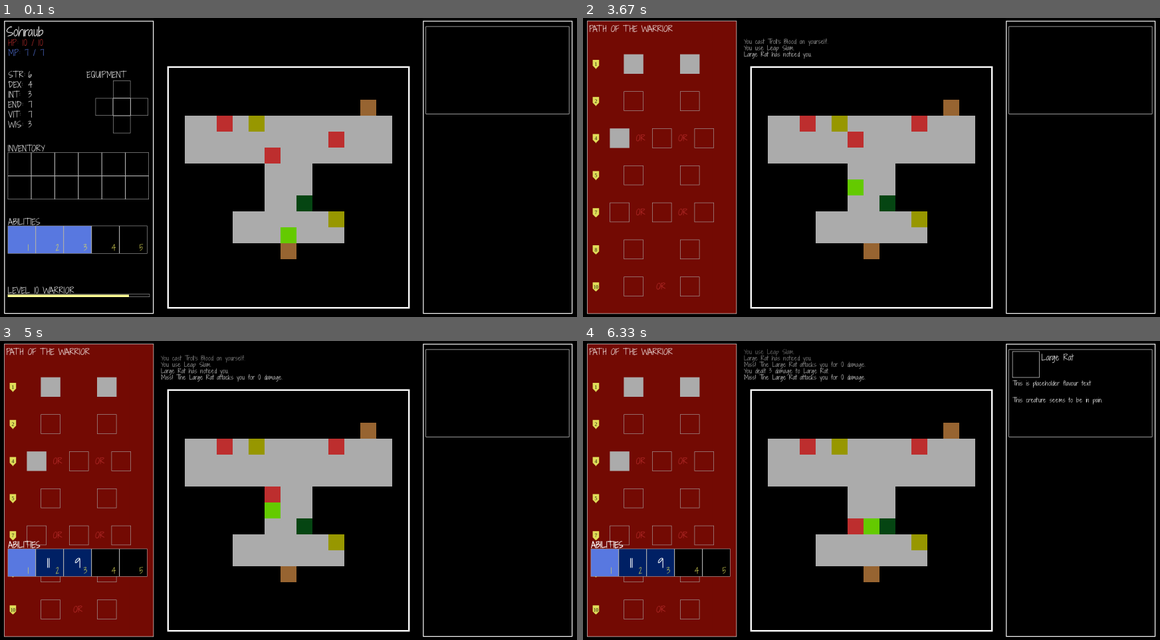
Above: before the commit, frames 1-4 (two rows, left to right).
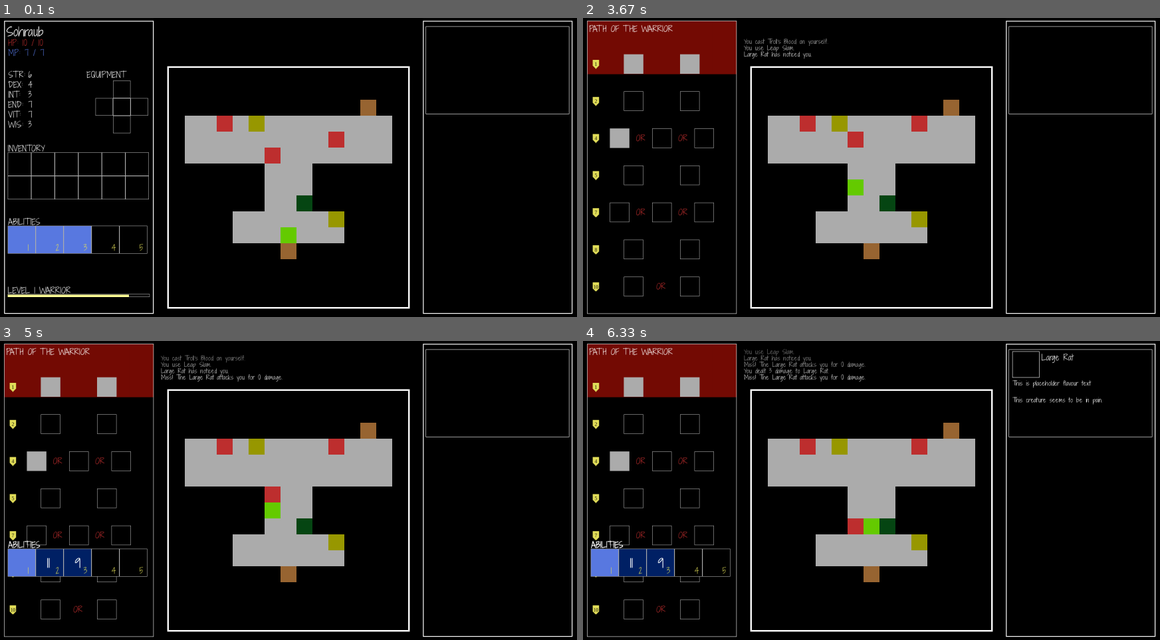
Above: after the commit, the same moments.

Repository: sohraub/untitled_pygame
Game: pygame game, started from main.py
Two runs of this game, one before a commit and one after it. Both use one fixed random seed, a clock stepped at 60 frames per second and the inputs below.
Inputs (mouse positions are in pixels of both pictures, inside the frame that each line leads up to):
- Up to frame 1 (0.1 s): no input
- Up to frame 2 (3.67 s): hold Right 0.33-0.8 s; hold Up 0.83-1.13 s; tap 2 at 0.98, 2.08 s; click (888, 218) at 1.27 s; click (663, 167) at 1.65 s; hold Right 1.93-2.4 s; hold Left 2.43-2.97 s; tap 3 at 2.58 s; click (854, 188) at 3.1 s; tap T at 3.33 s
- Up to frame 3 (5 s): hold Down 3.83-4.13 s; tap 3 at 3.98 s; hold Left 4.17-4.57 s; tap 1 at 4.32 s; hold Up 4.6-4.97 s; tap 2 at 4.75 s
- Up to frame 4 (6.33 s): hold Right 5-5.63 s; tap 3 at 5.15 s; hold Down 5.67-6.03 s; tap 1 at 5.82 s; hold Left from 6.07 s (still down); tap 2 at 6.22 s

The runs differ from the first frame. In frame 1, 0.1% of the frame differs, in the area x 6-13%, y 89-93%; in frame 2, 20%, in the area x 0-27%, y 18-99%; in frame 3, 18%; in frame 4, 18%.

Commit message:
updated level_to_max_exp map to go to level20, just for shits

Diff:
--- a/game_elements/player.py
+++ b/game_elements/player.py
@@ -9,7 +9,7 @@
 
 class Player(Character):
     def __init__(self, name='default', x=0, y=0, hp=None, mp=None, attributes=None, status=None, inventory=None,
-                 equipment=None, condition=None, active_abilities=None, passive_abilities=None, level=10,
+                 equipment=None, condition=None, active_abilities=None, passive_abilities=None, level=1,
                  experience=None, profession="warrior", skill_tree=warrior_config['skill_tree']):
         """
         The Player object which will be the user's avatar as they navigate the world, an extension of the Character
@@ -263,7 +263,7 @@
         """
         exp_overflow = exp_gained - (self.experience[1] - self.experience[0])
         self.level += 1
-        self.experience[1] = level_to_max_exp_map[self.level]
+        self.experience[1] = level_to_max_exp_map.get(self.level, 100000)
         if exp_overflow > self.experience[1]:  # Handles the case when a player can gain multiple levels from one kill.
             self.level_up(exp_overflow)
             return
@@ -323,7 +323,21 @@
     2: 50,
     3: 100,
     4: 200,
-    5: 500
+    5: 500,
+    6: 800,
+    7: 1000,
+    8: 1300,
+    9: 1500,
+    10: 2000,
+    11: 2500,
+    12: 3000,
+    13: 4000,
+    14: 5000,
+    15: 6000,
+    16: 7000,
+    17: 8000,
+    18: 9000,
+    19: 10000
 }
 
 profession_string_map = {
